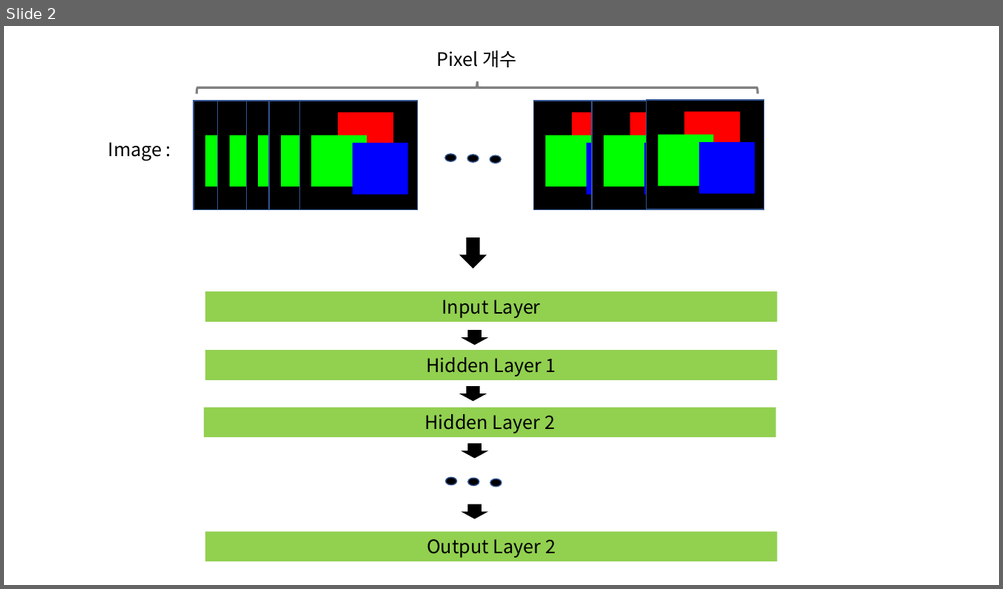
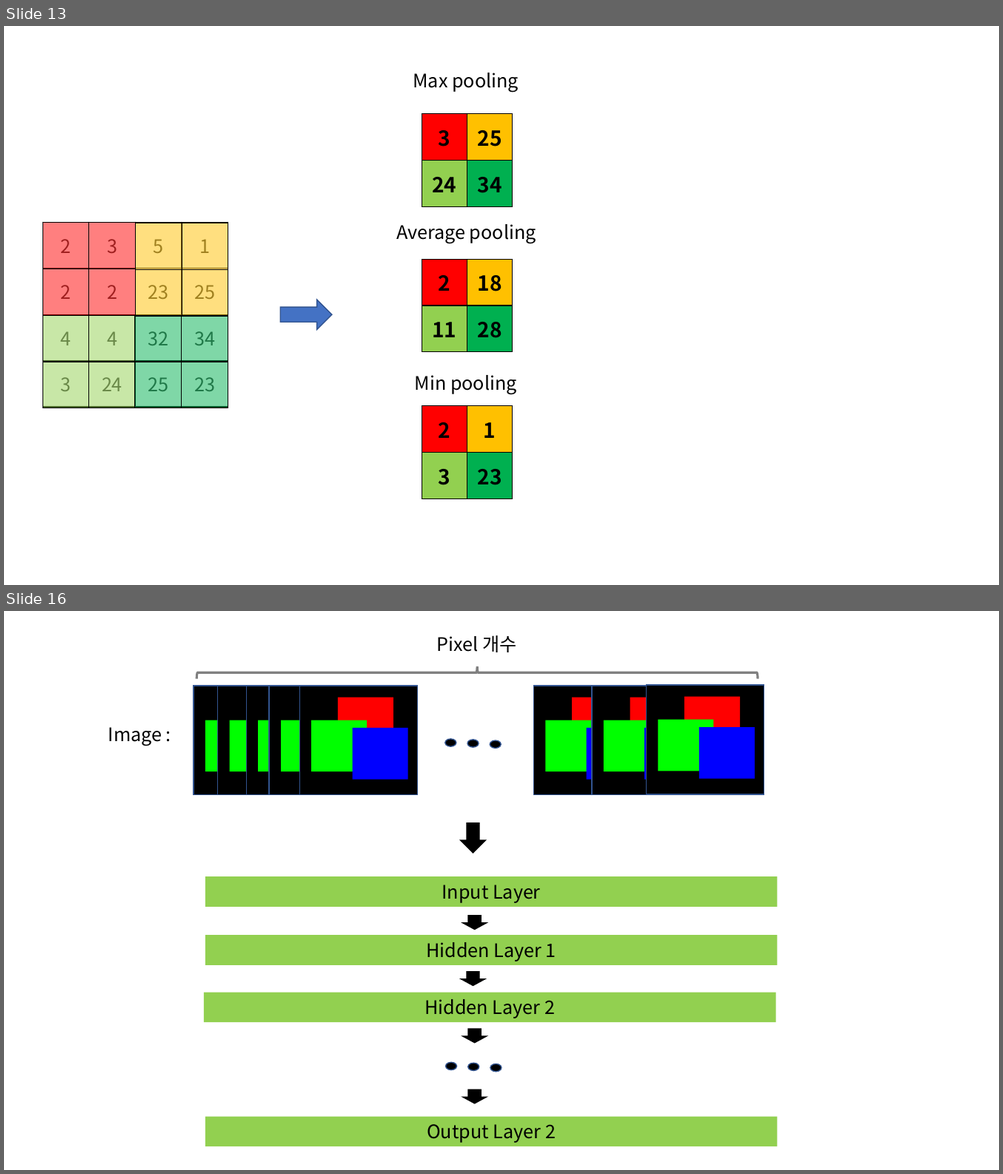
Before and after one commit to bn3monkey/MachineLearning, a slide deck: CNN/CNN.pptx. Shown one above the other, each under a label of ours: slide 2 before the commit, slides 13 and 16 after it; the slides between them are not shown. The pictures are 1003x589 and 1003x1174 pixels, drawn with LibreOffice and Linux fonts; fonts in the diff are those of the drawing. Boxes give left, top, right and bottom in pixels: in the first picture for what was removed or moved away, otherwise in the second. Text is boxed around its words. In the diff, an @@ line names an element or a change of style, - is before the commit and + after.

```diff
--- a/CNN/CNN.pptx
+++ b/CNN/CNN.pptx
@@ slide 13 added at [4,26,999,585], background #FFFFFF @@
@@ text added at [412,73,518,93], 18 pt, text #000000 @@
+Max pooling
@@ table added at [422,114,513,207], 2 rows, 2 columns @@
+3 | 25
+24 | 34
@@ table added at [42,222,227,407], 4 rows, 4 columns @@
+2 | 3 | 5 | 1
+2 | 2 | 23 | 25
+4 | 4 | 32 | 34
+3 | 24 | 25 | 23
@@ table added at [42,222,135,315], 2 rows, 2 columns @@
+ | 
+ | 
@@ table added at [135,223,227,316], 2 rows, 2 columns @@
+ | 
+ | 
@@ text added at [396,224,536,244], 18 pt, text #000000 @@
+Average pooling
@@ table added at [422,260,513,353], 2 rows, 2 columns @@
+2 | 18
+11 | 28
@@ right arrow added at [280,300,332,329], fill #4472C4, outline #325491 1 pt @@
@@ table added at [42,315,135,409], 2 rows, 2 columns @@
+ | 
+ | 
@@ table added at [134,315,227,409], 2 rows, 2 columns @@
+ | 
+ | 
@@ text added at [415,375,517,395], 18 pt, text #000000 @@
+Min pooling
@@ table added at [422,406,513,500], 2 rows, 2 columns @@
+2 | 1
+3 | 23
@@ what was slide 2 is now slide 16 @@
```
Also in this commit, not shown: 1 slide changed, 16 other slides added, 23 other files.
